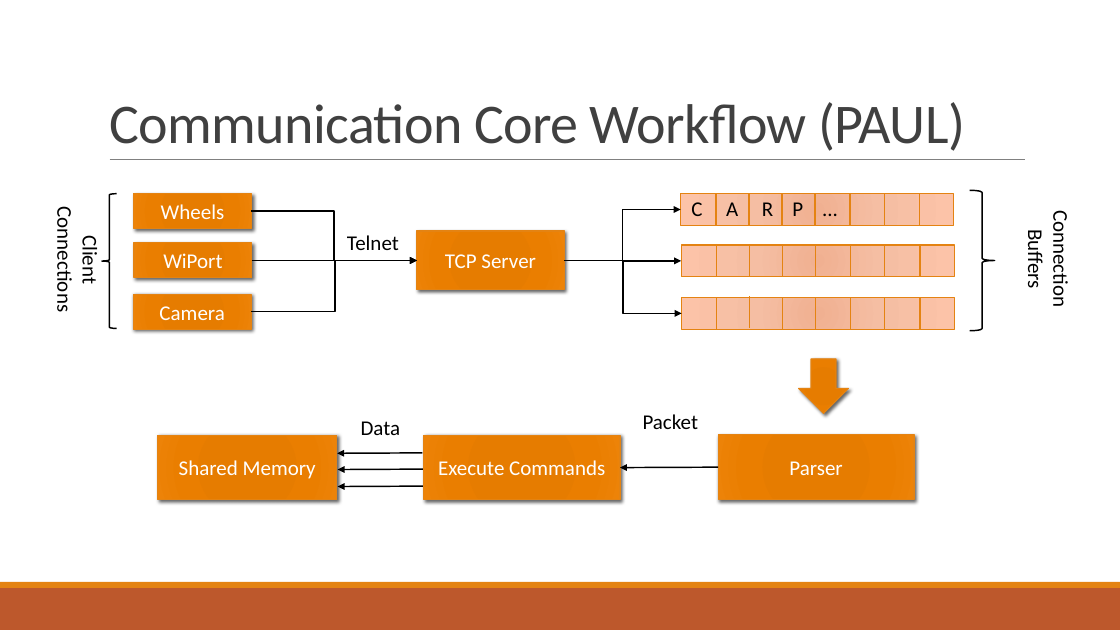
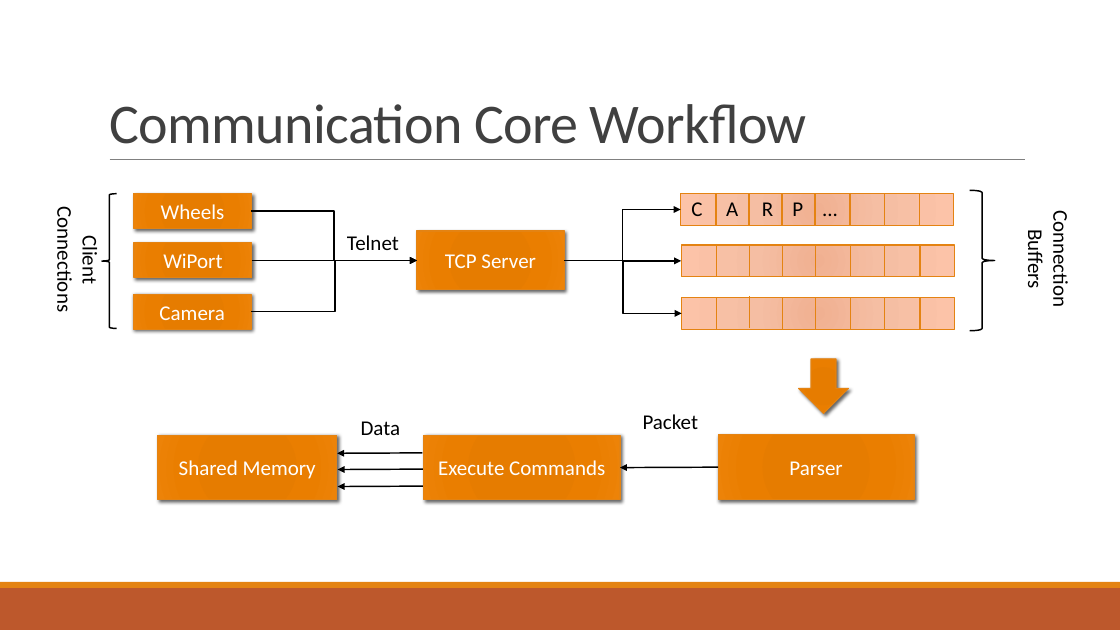
Before and after one commit to fjanssen/Car2X, a slide deck: slide 14 of doc/FinalPresentation.pptx. Drawn at 1120x630 pixels with LibreOffice and Linux fonts; fonts in the diff are those of the drawing. Boxes give left, top, right and bottom in pixels: in the first picture for what was removed or moved away, otherwise in the second. Text is boxed around its words. In the diff, an @@ line names an element or a change of style, - is before the commit and + after.

Commit message:
presentation update

```diff
--- a/doc/FinalPresentation.pptx
+++ b/doc/FinalPresentation.pptx
@@ title at <box>109,104,807,144</box>: text changed @@
-Communication Core Workflow (PAUL)
+Communication Core Workflow
```
Also in this commit, not shown: 6 other slides changed.
